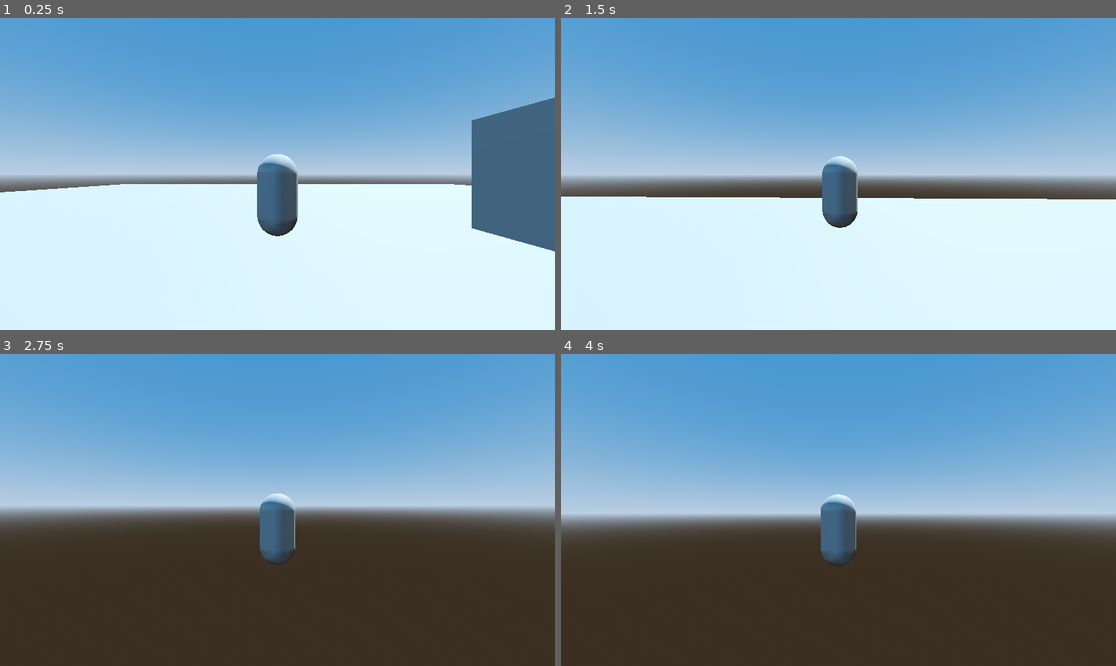
Above: before the commit, frames 1-4 (two rows, left to right).
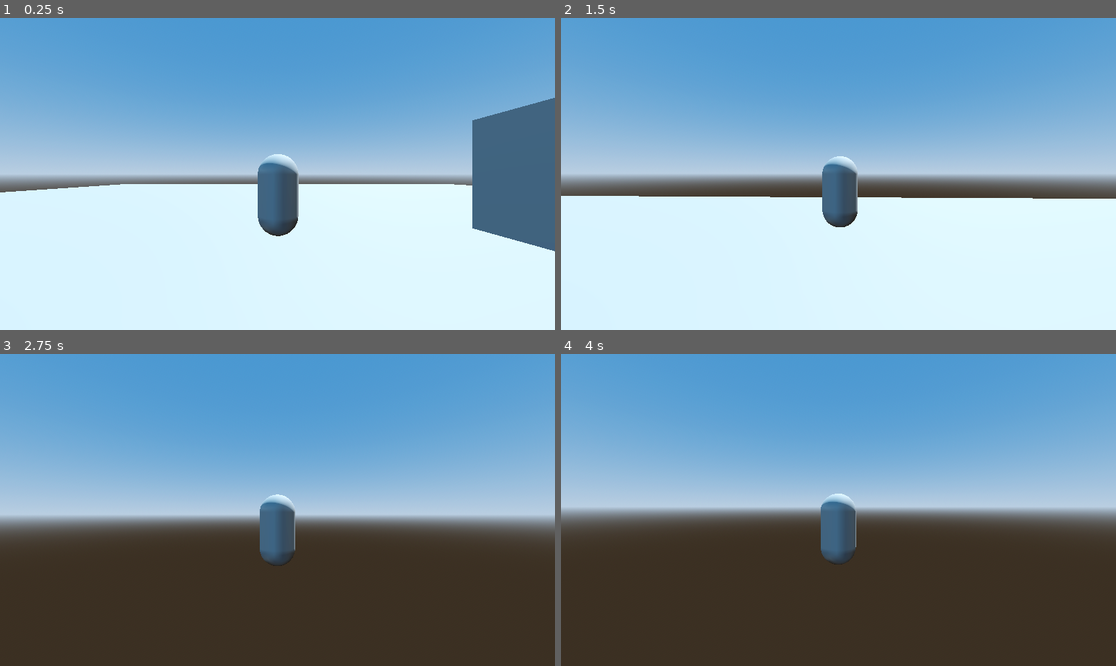
Above: after the commit, the same moments.

Repository: Zackoob/Zombie-Horde-Game
Game: Godot game, scene res://world/CharacterBodyEnemyTest.tscn
Same seed, same stepped clock (60 frames per second), same inputs: the game is played once before the commit and once after it.
Inputs (mouse positions are in pixels of both pictures, inside the frame that each line leads up to):
- Up to frame 1 (0.25 s): no input
- Up to frame 2 (1.5 s): move the mouse to (866, 174) at 0.52 s; hold W (forward) from 0.53 s (still down); tap Space (jump) at 0.77 s; move the mouse to (810, 174) at 1.27 s
- Up to frame 3 (2.75 s): keep holding W (forward); tap Space (jump) at 1.52 s; move the mouse to (288, 503) at 2.02 s
- Up to frame 4 (4 s): keep holding W (forward); tap Enter at 2.75 s; move the mouse to (832, 516) at 2.77 s; tap Space (jump) at 3.02, 3.5, 3.77 s; move the mouse to (877, 513) at 3.52 s

The runs differ from the first frame. In frame 1, 0.2% of the frame differs, in the area x 0-100%, y 25-75%; in frame 2, 0.2%; in frame 3, 6.9%, in the area x 0-100%, y 44-68%; in frame 4, 5.7%.

Commit message:
Fixed camera inverted pitch

Diff:
--- a/zombie-game-project-thingy/player/camera.gd
+++ b/zombie-game-project-thingy/player/camera.gd
@@ -14,7 +14,7 @@
 func _input(event: InputEvent) -> void:
 	if event is InputEventMouseMotion && Input.get_mouse_mode() != 0:
 		yaw += -event.relative.x * yaw_sensitivity
-		pitch += event.relative.y * pitch_sensitivity
+		pitch += -event.relative.y * pitch_sensitivity
 	elif Input.is_action_pressed("menu"):
 		if Input.mouse_mode == Input.MOUSE_MODE_CAPTURED:
 			Input.set_mouse_mode(Input.MOUSE_MODE_VISIBLE)
--- a/zombie-game-project-thingy/world/CharacterBodyEnemyTest.tscn
+++ b/zombie-game-project-thingy/world/CharacterBodyEnemyTest.tscn
@@ -89,7 +89,7 @@
 [node name="zombies" type="Node" parent="."]
 
 [node name="Camera" parent="." node_paths=PackedStringArray("camera_target") instance=ExtResource("3_xcwsv")]
-transform = Transform3D(1, 0, 0, 0, 1, 0, 0, 0, 1, -1.3935795, 1.8420343, 3.3279552)
+transform = Transform3D(1, 0, 0, 0, 1, 0, 0, 0, 1, -1.9433733, 1.8420343, 3.3279552)
 camera_target = NodePath("CameraTarget")
 
 [node name="SpringArm3D" parent="Camera/CameraTarget" index="0"]
